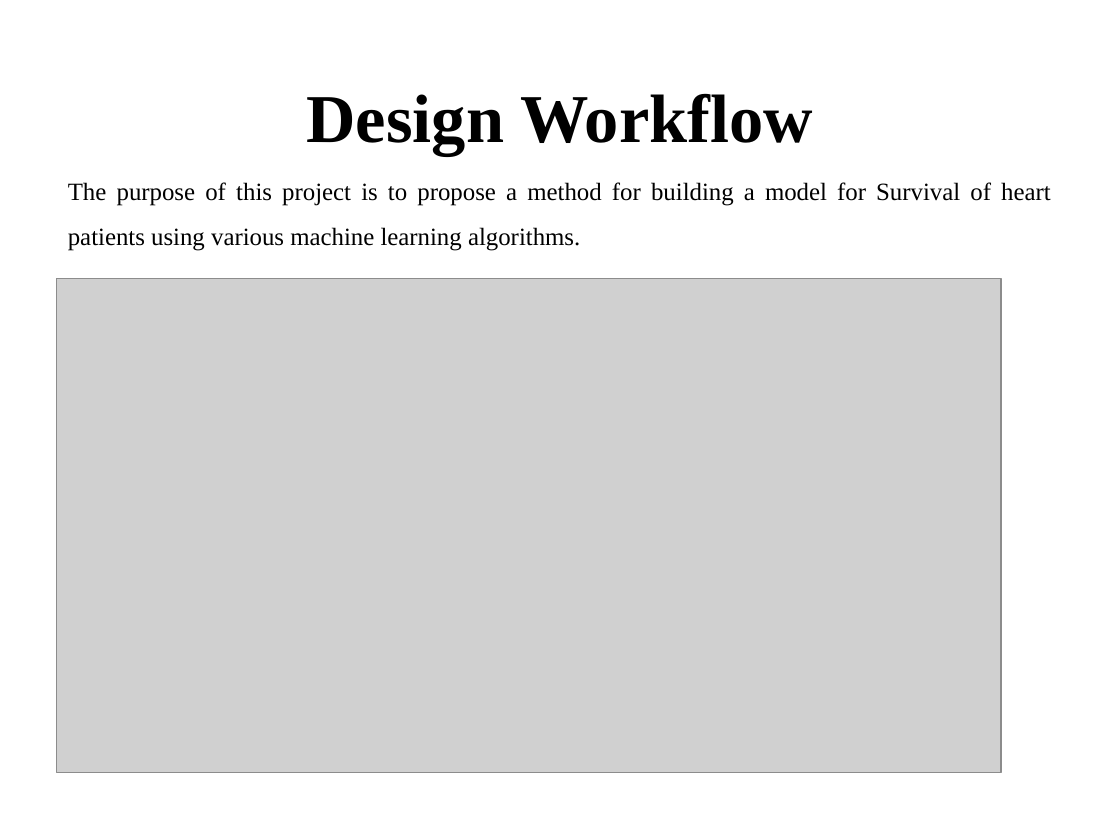
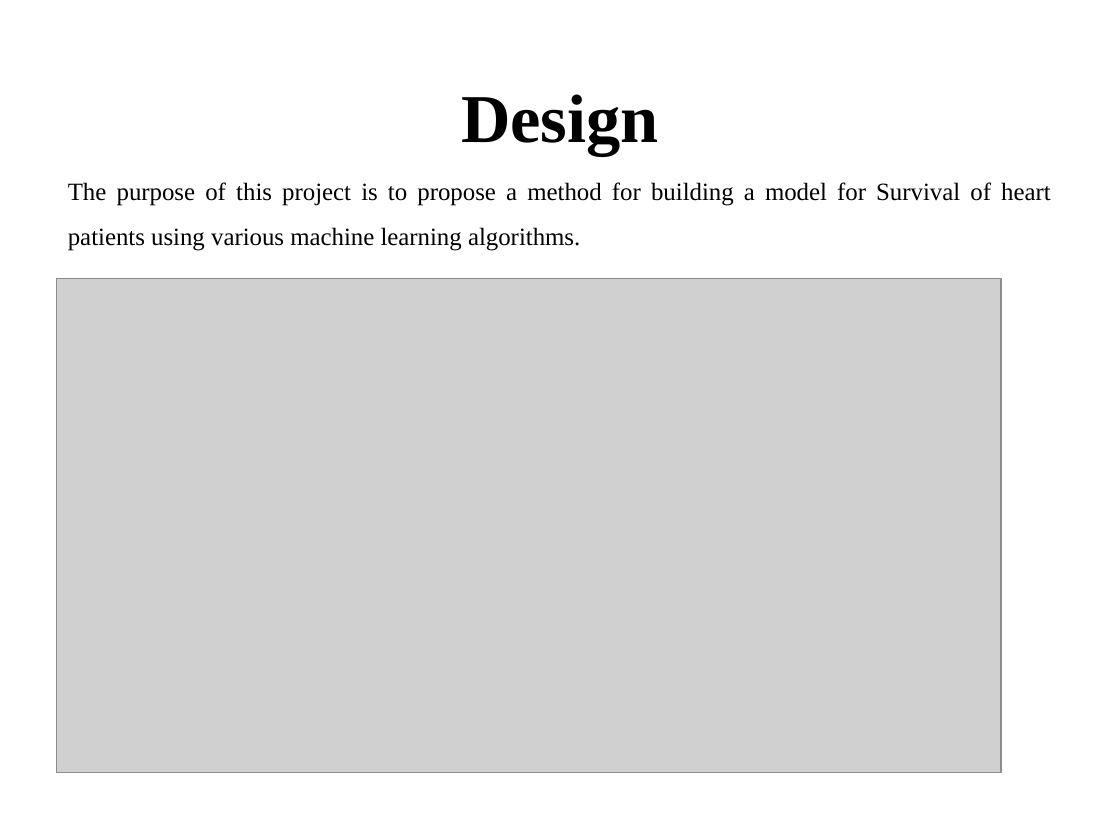
Before and after one commit to sathyapramod/ml-heart-survial, a slide deck: slide 6 of SathyaPramod.pptx (slide 9 before the commit). Drawn at 1120x840 pixels with LibreOffice and Linux fonts; fonts in the diff are those of the drawing; grey boxes stand for pictures; background and template pictures are left out. Boxes give left, top, right and bottom in pixels: in the first picture for what was removed or moved away, otherwise in the second. Text is boxed around its words. In the diff, an @@ line names an element or a change of style, - is before the commit and + after.

```diff
--- a/SathyaPramod.pptx
+++ b/SathyaPramod.pptx
@@ title at box(461, 94, 659, 156): text changed @@
-Design Workflow
+Design
```
Also in this commit, not shown: 7 other slides changed, 4 slides added, 3 slides removed, 1 other file.
